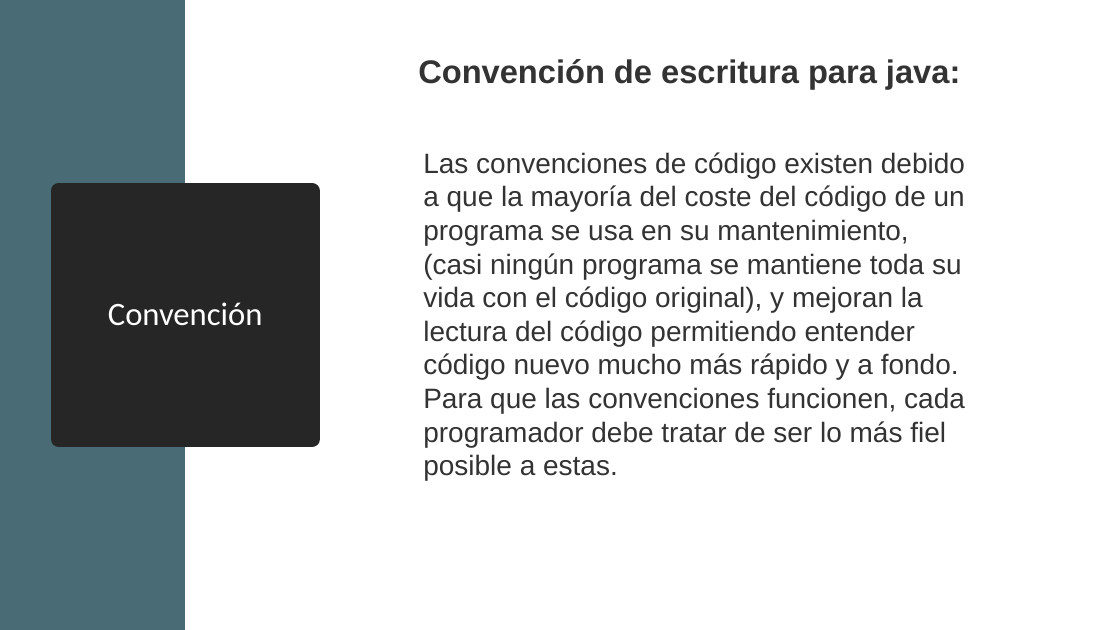
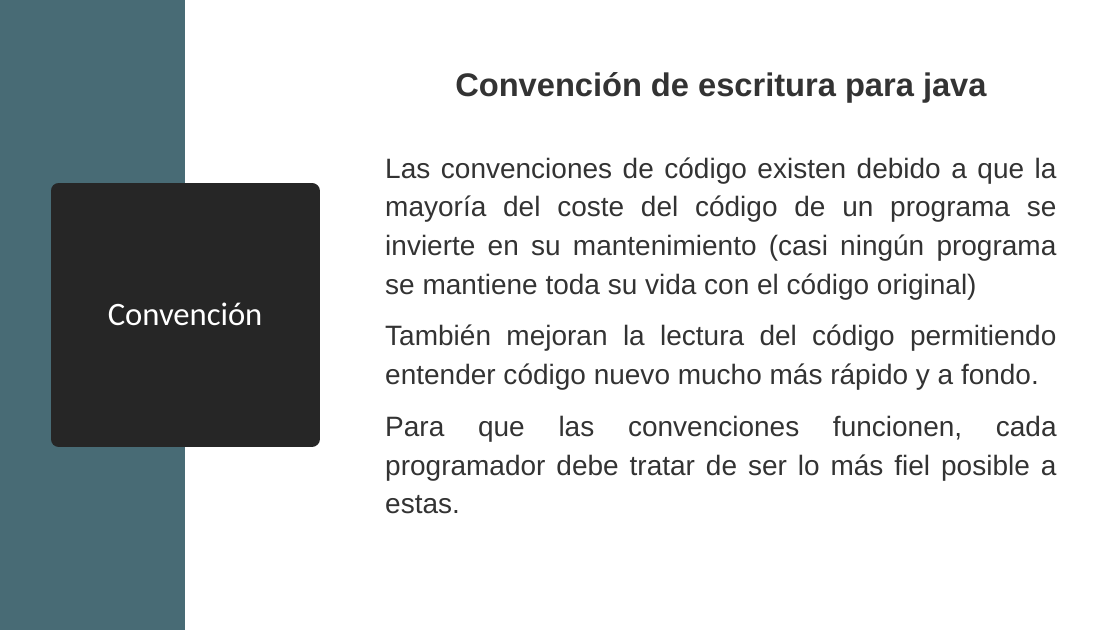
Before and after one commit to davCesur/gestionEquiposDAWEquipo4JAVA, a slide deck: slide 9 of Introducción a TDD.pptx. Drawn at 1120x630 pixels with LibreOffice and Linux fonts; fonts in the diff are those of the drawing. Boxes give left, top, right and bottom in pixels: in the first picture for what was removed or moved away, otherwise in the second. Text is boxed around its words. In the diff, an @@ line names an element or a change of style, - is before the commit and + after.

```diff
--- a/Introducción a TDD.pptx
+++ b/Introducción a TDD.pptx
@@ text at <box>455,72,987,102</box>: text changed @@
-Convención de escritura para java:
+Convención de escritura para java
@@ text "Las convenciones de código existen ...": place and size @@
-text "Las convenciones de código existen ..." at <box>423,152,965,480</box>
+text "Las convenciones de código existen ..." at <box>385,157,1057,514</box>
@@ text at <box>385,157,1057,389</box>: text changed @@
-Las convenciones de código existen debido a que la mayoría del coste del código de un programa se usa en su mantenimiento, (casi ningún programa se mantiene toda su vida con el código original), y mejoran la lectura del código permitiendo entender código nuevo mucho más rápido y a fondo.
+Las convenciones de código existen debido a que la mayoría del coste del código de un programa se invierte en su mantenimiento (casi ningún programa se mantiene toda su vida con el código original)
+También mejoran la lectura del código permitiendo entender código nuevo mucho más rápido y a fondo.
@@ text at <box>385,415,1057,514</box>: alignment left to justified; line spacing 1 to 1.15; more space between paragraphs @@
```
Also in this commit, not shown: 60 other slides changed.
